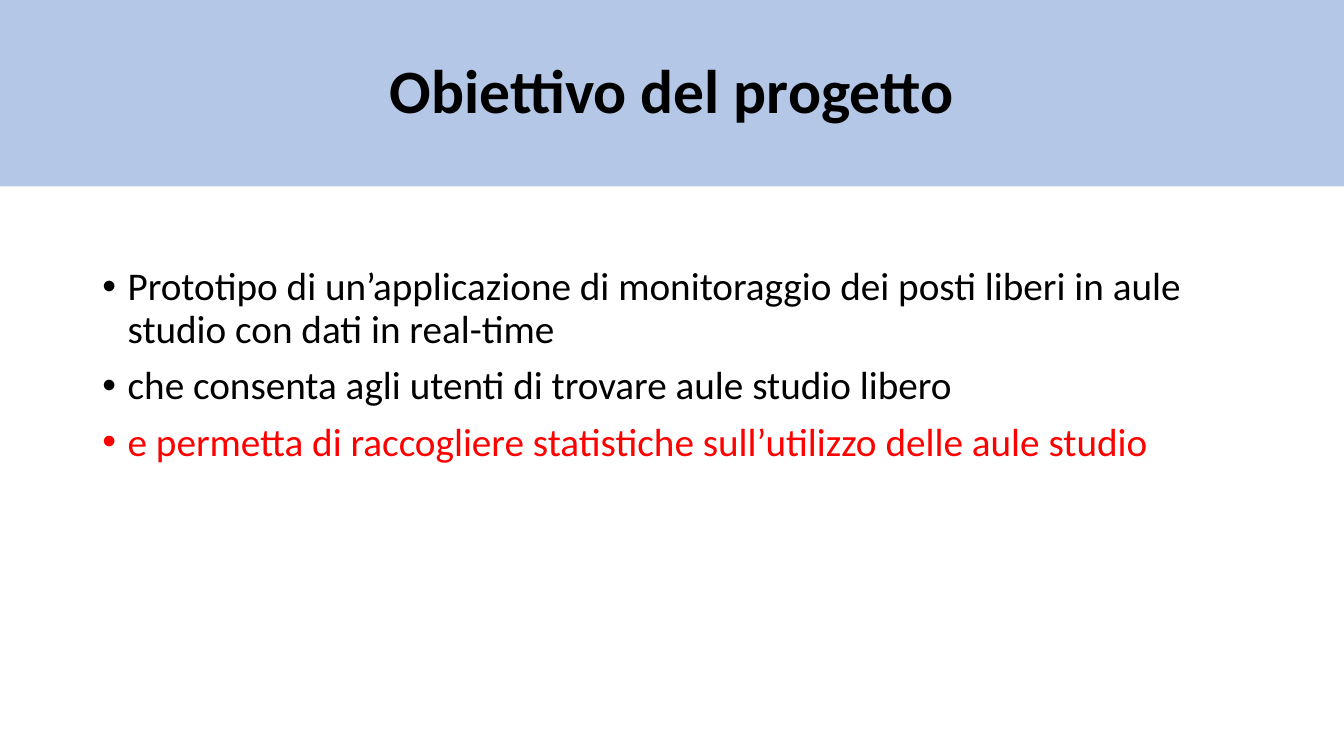
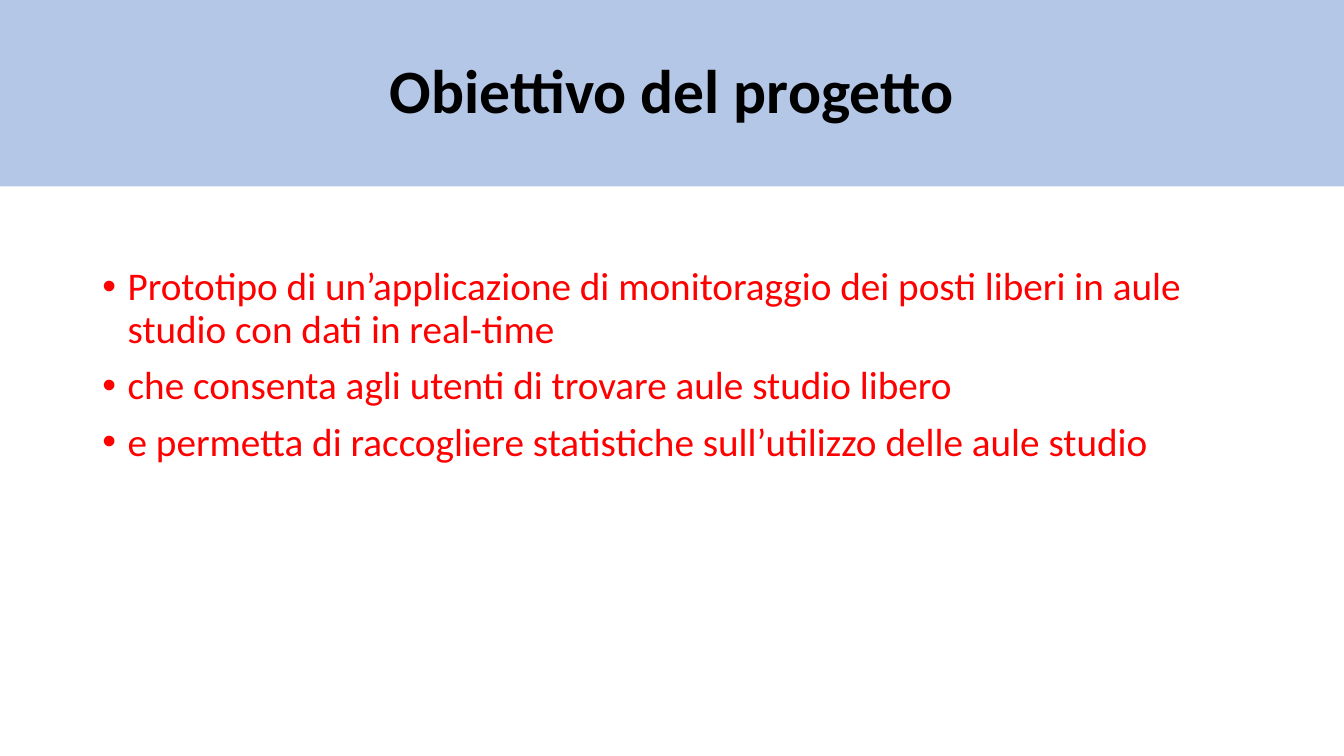
Before and after one commit to matte21/CalcM, a slide deck: slide 2 of ontologia.pptx (slide 4 before the commit). Drawn at 1344x756 pixels with LibreOffice and Linux fonts; fonts in the diff are those of the drawing. Boxes give left, top, right and bottom in pixels: in the first picture for what was removed or moved away, otherwise in the second. Text is boxed around its words. In the diff, an @@ line names an element or a change of style, - is before the commit and + after.

Commit message:
Suddivisione conoscenza oggetti tra i 2 KP aula studio, compattazione slide con aggiunta animazioni

```diff
--- a/ontologia.pptx
+++ b/ontologia.pptx
@@ text at [128, 272, 1181, 406]: text colour #000000 to #FF0000 in "Prototipo di un’applicazione di monitoraggio dei posti ...", "che consenta agli utenti di trovare aule ..." @@
```
Also in this commit, not shown: 3 other slides changed, 2 slides added, 5 slides removed.
